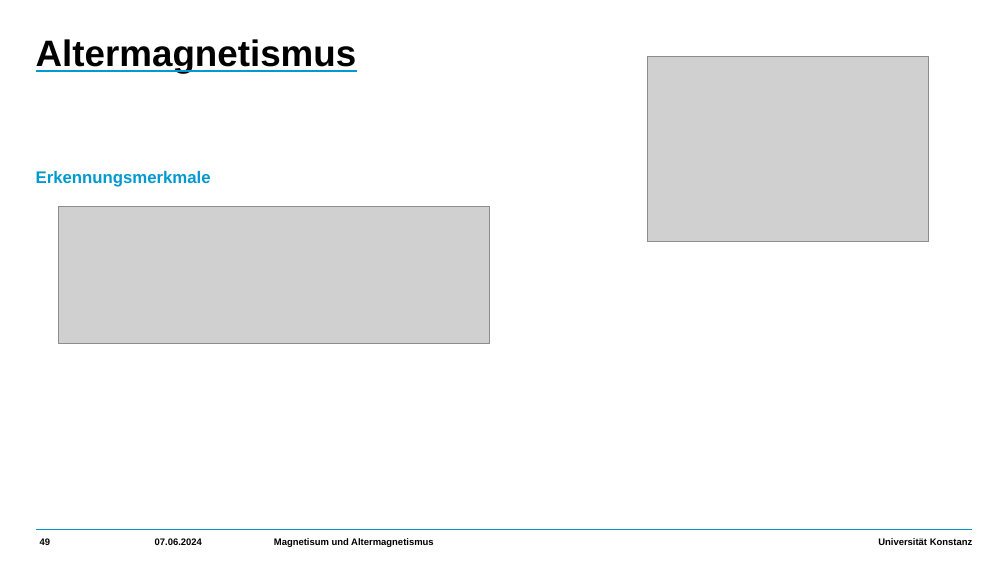
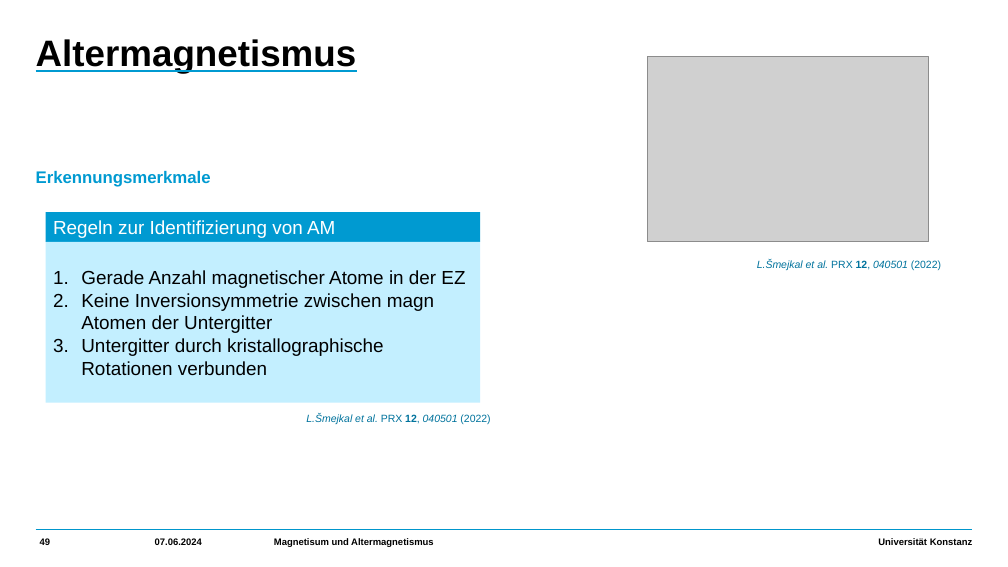
Before and after one commit to HolykingJulex/EstimateSeminar, a slide deck: slide 49 of Vortrag.pptx. Drawn at 1008x567 pixels with LibreOffice and Linux fonts; fonts in the diff are those of the drawing; grey boxes stand for pictures. Boxes give left, top, right and bottom in pixels: in the first picture for what was removed or moved away, otherwise in the second. Text is boxed around its words. In the diff, an @@ line names an element or a change of style, - is before the commit and + after.

```diff
--- a/Vortrag.pptx
+++ b/Vortrag.pptx
@@ picture removed at (58, 206, 489, 343) @@
@@ rectangle added at (45, 212, 480, 242), fill #009AD1, 18 pt, text #FFFFFF @@
+Regeln zur Identifizierung von AM
@@ rectangle added at (45, 242, 480, 403), fill #C3EFFF, 18 pt, text #000000 @@
+1. Gerade Anzahl magnetischer Atome in der EZ
+2. Keine Inversionsymmetrie zwischen magn Atomen der Untergitter
+3. Untergitter durch kristallographische Rotationen verbunden
@@ text added at (757, 260, 941, 270), 10 pt, text #00739D, italic @@
+L.Šmejkal et al. PRX 12, 040501 (2022)
@@ text added at (306, 414, 490, 424), 10 pt, text #00739D, italic @@
+L.Šmejkal et al. PRX 12, 040501 (2022)
```
Also in this commit, not shown: 16 other slides changed, 2 slides added, 10 slides removed, 7 other files.
